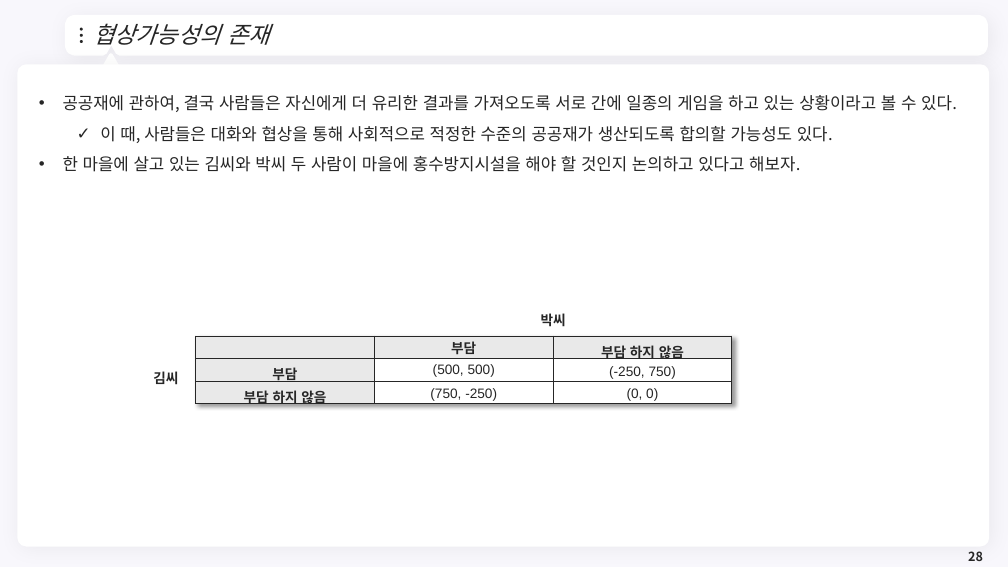
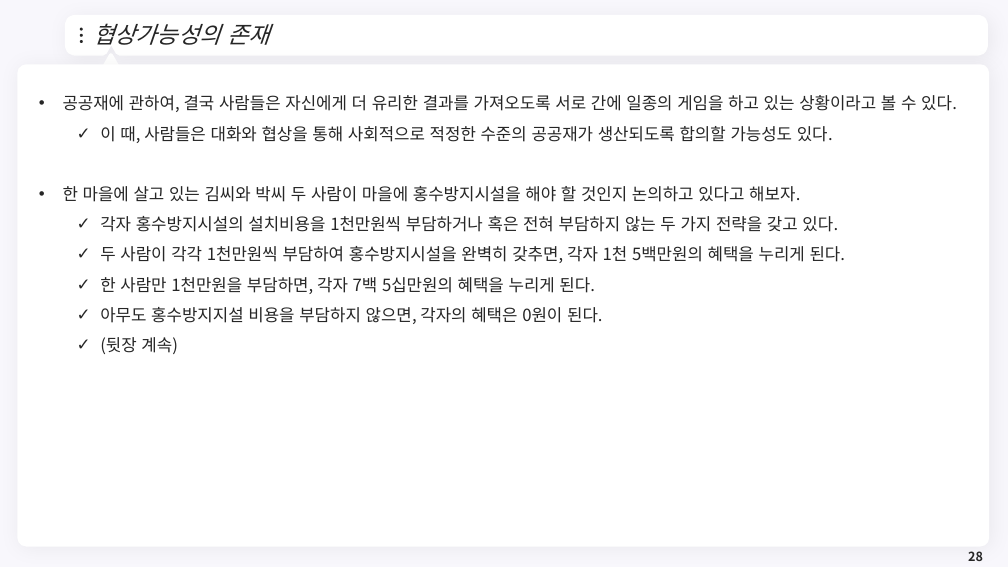
Before and after one commit to meandthey/Teaching, a slide deck: slide 28 of 재정학/01_Lectures/재정학_Chapter_4.pptx. Drawn at 1008x567 pixels with LibreOffice and Linux fonts; fonts in the diff are those of the drawing; background and template pictures are left out. Boxes give left, top, right and bottom in pixels: in the first picture for what was removed or moved away, otherwise in the second. Text is boxed around its words. In the diff, an @@ line names an element or a change of style, - is before the commit and + after.

```diff
--- a/재정학/01_Lectures/재정학_Chapter_4.pptx
+++ b/재정학/01_Lectures/재정학_Chapter_4.pptx
@@ text at bbox=[100, 216, 846, 354]: paragraphs added @@
+  ✓ 각자 홍수방지시설의 설치비용을 1천만원씩 부담하거나 혹은 전혀 부담하지 않는 두 가지 전략을 갖고 있다.
+  ✓ 두 사람이 각각 1천만원씩 부담하여 홍수방지시설을 완벽히 갖추면, 각자 1천 5백만원의 혜택을 누리게 된다.
+  ✓ 한 사람만 1천만원을 부담하면, 각자 7백 5십만원의 혜택을 누리게 된다.
+  ✓ 아무도 홍수방지지설 비용을 부담하지 않으면, 각자의 혜택은 0원이 된다.
+  ✓ (뒷장 계속)
@@ text removed at bbox=[541, 313, 566, 327] @@
-박씨
@@ table removed at bbox=[196, 337, 731, 408], 3 rows, 3 columns @@
- | 부담 | 부담 하지 않음
-부담 | (500, 500) | (-250, 750)
-부담 하지 않음 | (750, -250) | (0, 0)
@@ text removed at bbox=[153, 371, 178, 385] @@
-김씨
```
Also in this commit, not shown: 8 slides added.
